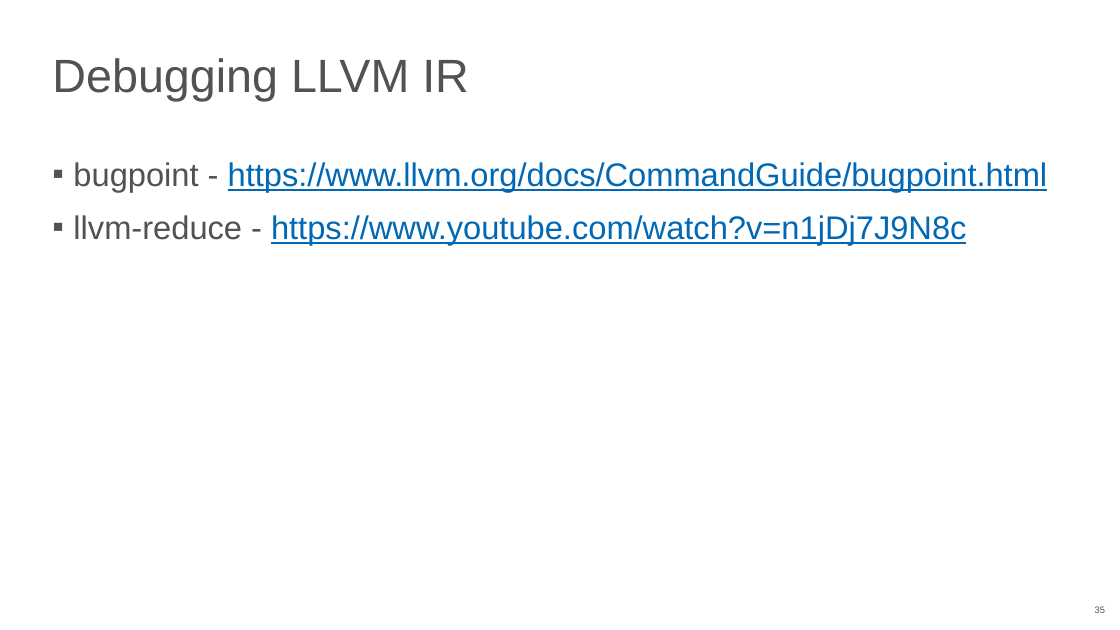
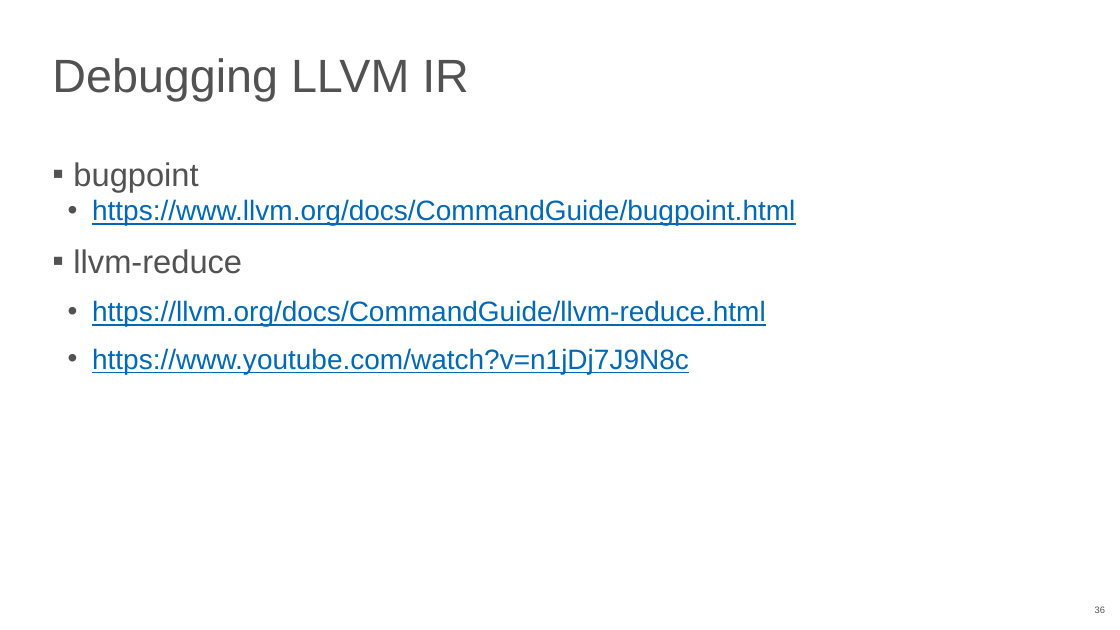
Before and after one commit to NN-complr-tech/Complr-course-lectures, a slide deck: slide 36 of 04-LLVM-IR.pptx (slide 35 before the commit). Drawn at 1120x630 pixels with LibreOffice and Linux fonts; fonts in the diff are those of the drawing. Boxes give left, top, right and bottom in pixels: in the first picture for what was removed or moved away, otherwise in the second. Text is boxed around its words. In the diff, an @@ line names an element or a change of style, - is before the commit and + after.

Commit message:
Add 04-LLVM-IR slides (2025)

```diff
--- a/04-LLVM-IR.pptx
+++ b/04-LLVM-IR.pptx
@@ text at [73,162,795,374]: text changed; size 28 to 24 pt @@
-▪ bugpoint - https://www.llvm.org/docs/CommandGuide/bugpoint.html
-▪ llvm-reduce - https://www.youtube.com/watch?v=n1jDj7J9N8c
+▪ bugpoint
+  • https://www.llvm.org/docs/CommandGuide/bugpoint.html
+▪ llvm-reduce
+  • https://llvm.org/docs/CommandGuide/llvm-reduce.html
+  • https://www.youtube.com/watch?v=n1jDj7J9N8c
```
Also in this commit, not shown: 18 other slides changed, 3 slides added, 1 slide removed.
